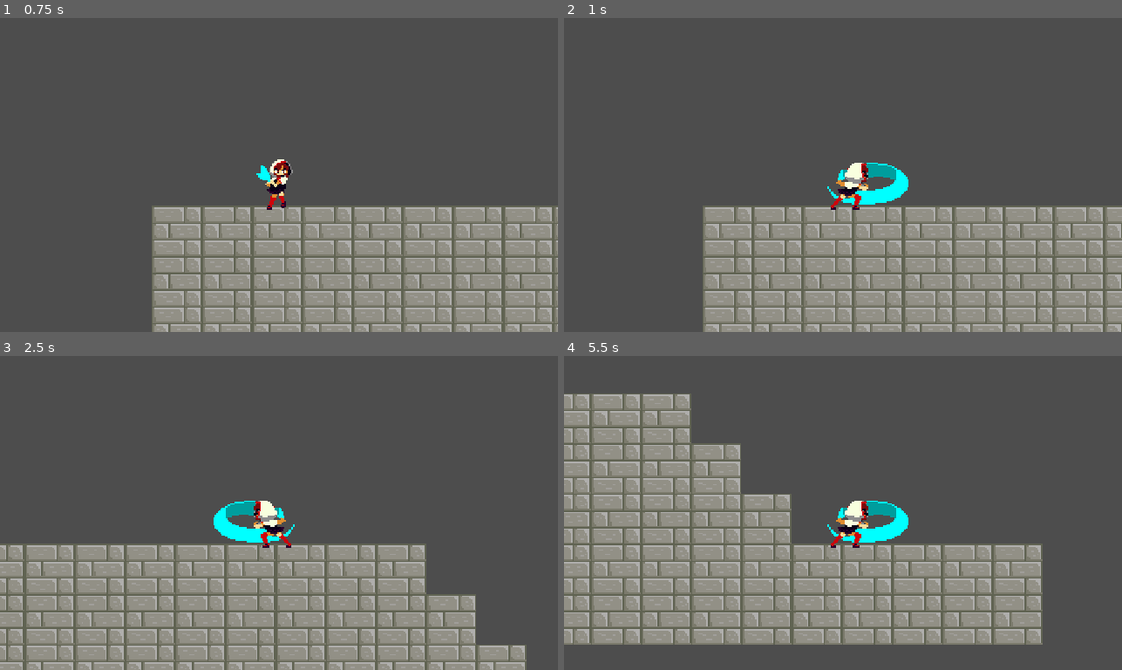
Above: before the commit, frames 1-4 (two rows, left to right).
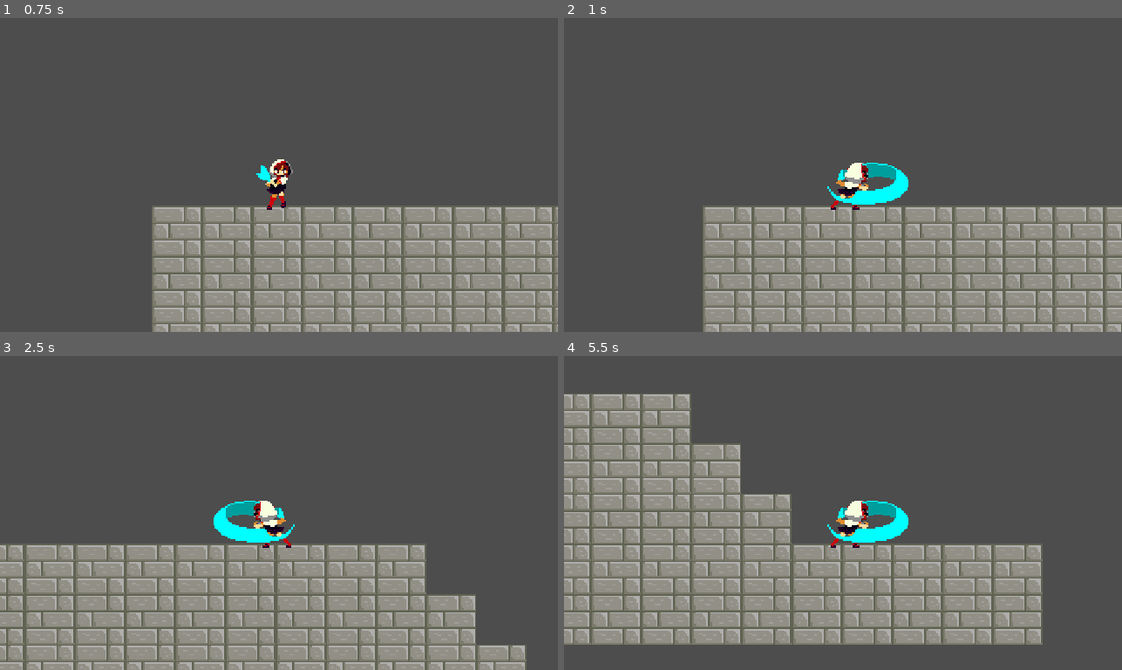
Above: after the commit, the same moments.

Repository: radagon828/GodotFourRepository
Game: Godot game, scene res://Scenes/Levels/DungeonOne.tscn
Two runs of this game, one before a commit and one after it. Both use one fixed random seed, a clock stepped at 60 frames per second and the inputs below.
Inputs:
- Up to frame 1 (0.75 s): hold D (move_right) from 0.53 s (still down); tap E (attack) at 0.6 s
- Up to frame 2 (1 s): keep holding D (move_right); tap Space (jump) at 0.77 s
- Up to frame 3 (2.5 s): tap F (roll) at 1.35 s; tap Space (jump) at 1.52 s; release D (move_right) at 2.03 s; hold A (move_left) from 2.03 s (still down); tap E (attack) at 2.1 s
- Up to frame 4 (5.5 s): release A (move_left) at 2.78 s; hold D (move_right) 2.78-4.28 s; tap F (roll) at 2.85, 4.35 s; tap Space (jump) at 3.02, 3.77, 4.52 s; tap E (attack) at 3.6, 5.1 s; hold A (move_left) 4.28-5.03 s; hold D (move_right) from 5.03 s (still down)

Frame 1 is identical in both runs. In frame 2, less than 0.1% of the frame differs, in the area x 48-55%, y 46-60%; in frame 3, less than 0.1%; in frame 4, less than 0.1%.

Commit message:
added new physics layers i think

Diff:
--- a/DemonASpect/Scenes/Player/Player.tscn
+++ b/DemonASpect/Scenes/Player/Player.tscn
@@ -447,20 +447,23 @@
 parameters/movement/transition_request = ""
 parameters/movement/current_index = 3
 
+[node name="PlayerSprite" type="Sprite2D" parent="."]
+y_sort_enabled = true
+position = Vector2(0, -24)
+texture = ExtResource("2")
+hframes = 11
+vframes = 11
+frame = 110
+
 [node name="LeafSprite" type="Sprite2D" parent="."]
+z_index = 1
+y_sort_enabled = true
 position = Vector2(24, -24)
 texture = ExtResource("2_rsmuq")
 hframes = 9
 vframes = 3
 frame = 17
 
-[node name="PlayerSprite" type="Sprite2D" parent="."]
-position = Vector2(0, -24)
-texture = ExtResource("2")
-hframes = 11
-vframes = 11
-frame = 110
-
 [node name="Timers" type="Node2D" parent="."]
 
 [node name="DashTimer" type="Timer" parent="Timers"]
@@ -472,3 +475,5 @@
 one_shot = true
 
 [node name="TestTimer" type="Timer" parent="Timers"]
+
+[node name="Hitboxes" type="Node2D" parent="."]
--- a/DemonASpect/project.godot
+++ b/DemonASpect/project.godot
@@ -52,6 +52,14 @@
 ]
 }
 
+[layer_names]
+
+2d_physics/layer_1="WORLD"
+2d_physics/layer_2="HITBOX"
+2d_physics/layer_3="HURTBOX"
+2d_physics/layer_4="ENEMYHITBOX"
+2d_physics/layer_5="ENEMYHURTBOX"
+
 [physics]
 
 common/enable_pause_aware_picking=true
